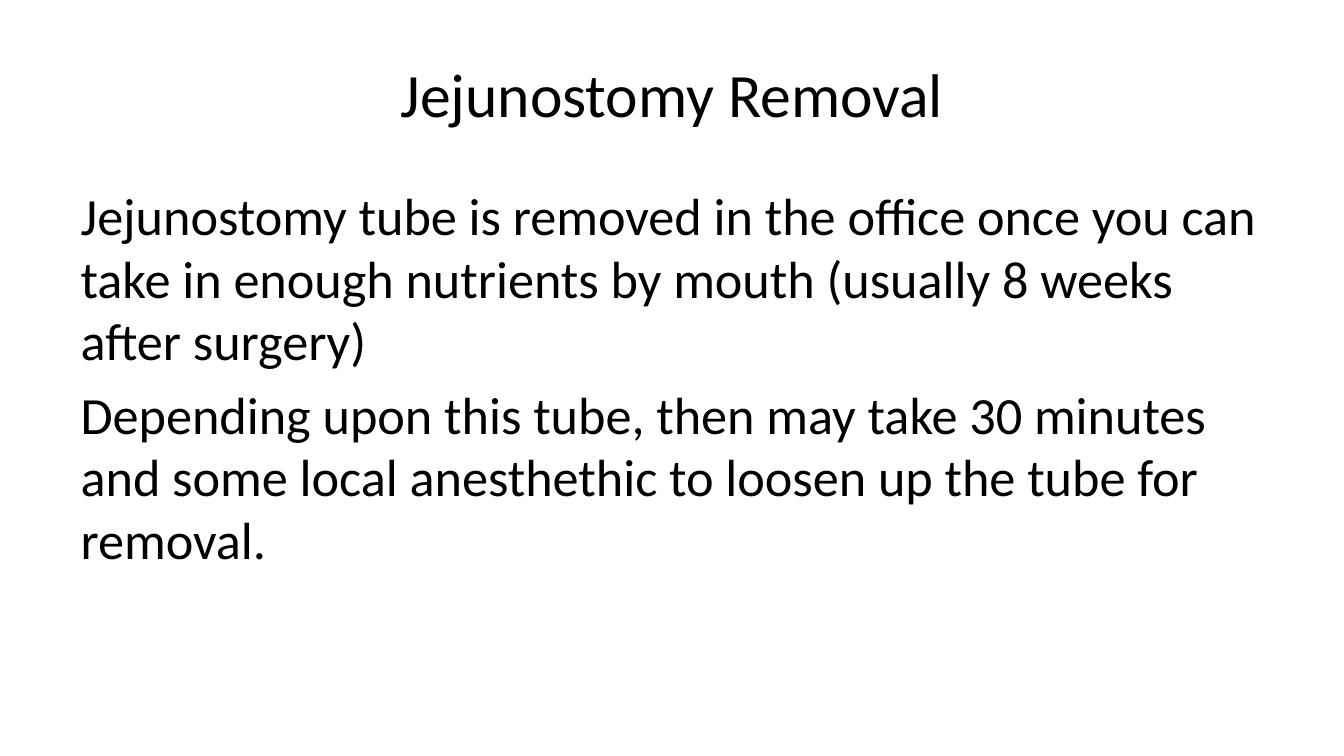
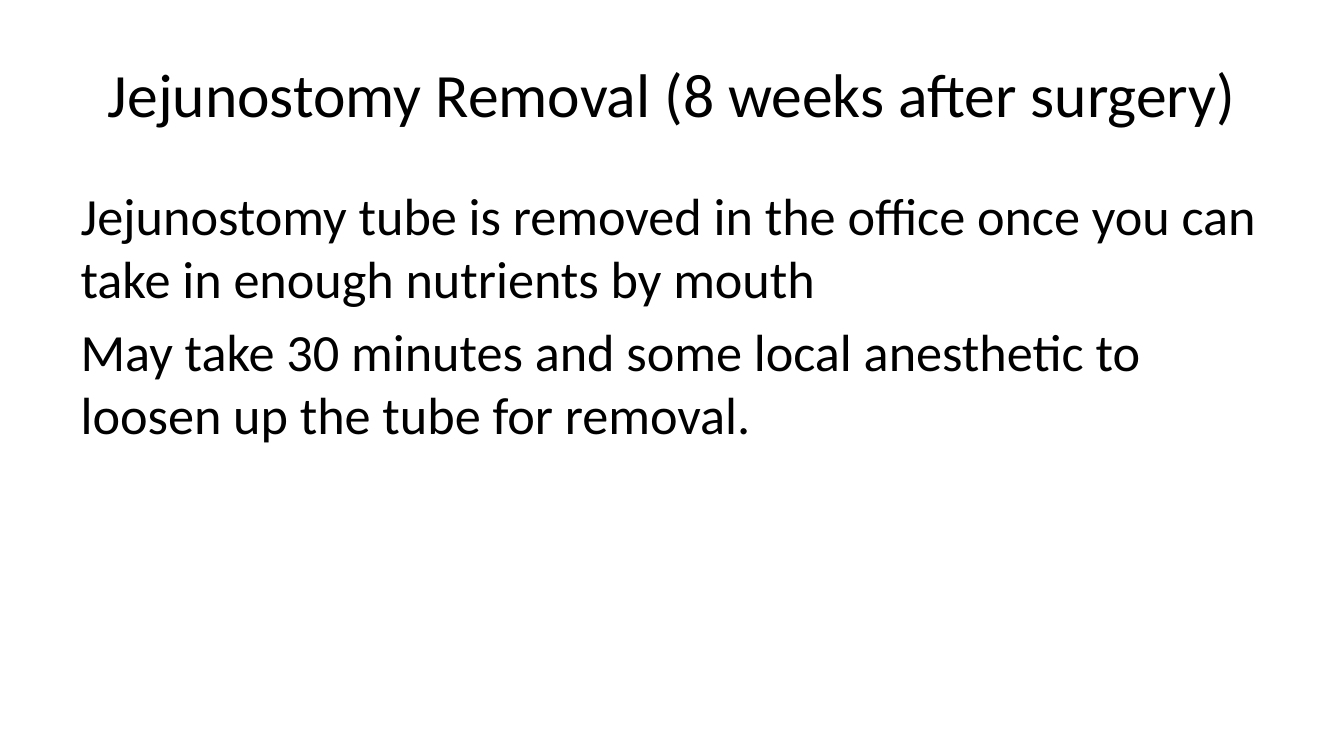
Before and after one commit to jcsalo/patient_education, a slide deck: slide 43 of lci_surgery.pptx (slide 42 before the commit). Drawn at 1344x756 pixels with LibreOffice and Linux fonts; fonts in the diff are those of the drawing. Boxes give left, top, right and bottom in pixels: in the first picture for what was removed or moved away, otherwise in the second. Text is boxed around its words. In the diff, an @@ line names an element or a change of style, - is before the commit and + after.

```diff
--- a/lci_surgery.pptx
+++ b/lci_surgery.pptx
@@ title at [108,72,1235,128]: text changed @@
-Jejunostomy Removal
+Jejunostomy Removal (8 weeks after surgery)
@@ text at [81,198,1256,443]: text changed @@
-Jejunostomy tube is removed in the office once you can take in enough nutrients by mouth (usually 8 weeks after surgery)
-Depending upon this tube, then may take 30 minutes and some local anesthethic to loosen up the tube for removal.
+Jejunostomy tube is removed in the office once you can take in enough nutrients by mouth
+May take 30 minutes and some local anesthetic to loosen up the tube for removal.
```
Also in this commit, not shown: 4 other slides changed, 3 slides added, 38 other files.
